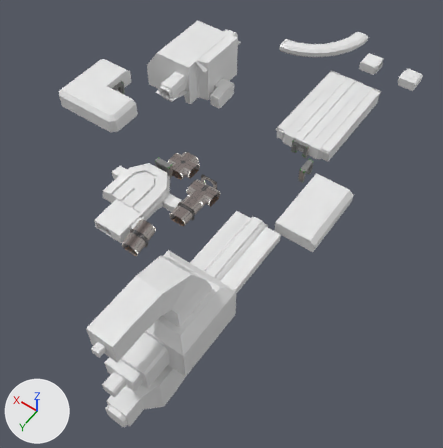
An edit to the Blender file rubens-psx-engine/Content/corridor_single.blend, drawn before and after from the same camera.
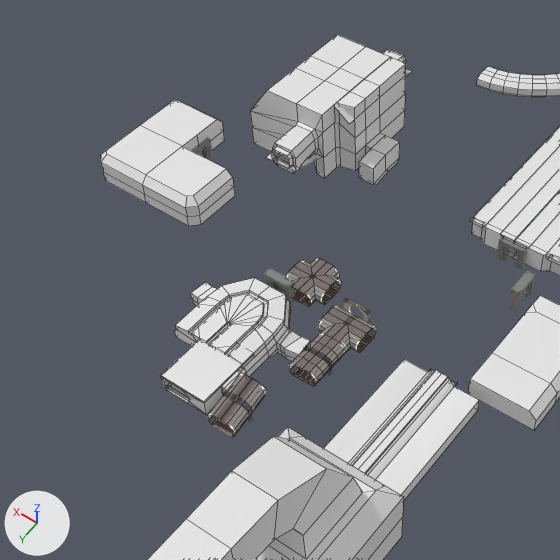
Each version is shown whole from a camera (50 mm lens) standing at (-84.9, 81.1, 131.8) and looking at (-19.9, -9.8, -11.1), then close up on the part from 0% to 74% of the width and 0% to 73% of the height. Lighting does not change. The marker at lower left points along +X, +Y and +Z. The close-ups show mesh edges as thin lines.

In view in the first close-up: 'Bathroom?', 'Botanical\\', 'BézierCurve.001', 'Creq_quarters', 'Plane.024', 'Plane.026', 'Plane.041', 'bridge', 'corridor_wall_slope', 'corridor_wall_t', 'corridor_wall_x', 'medical'.
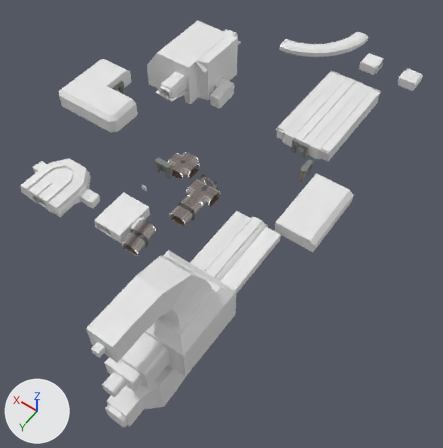
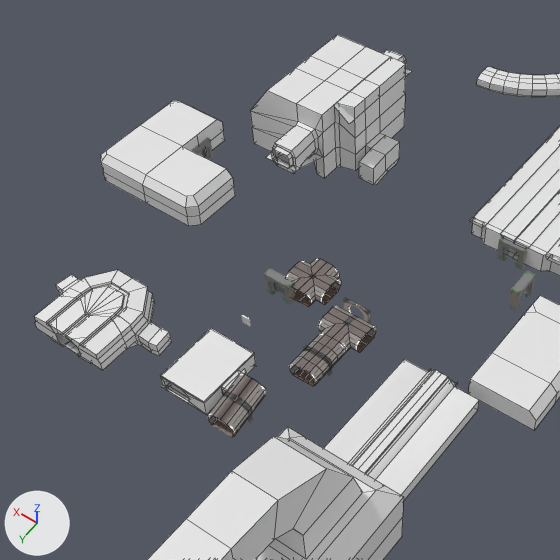
Boxes (x1, y1, x2, y2) around the edits, measured in the close-ups (560 x 560 px):
'bridge', moved: before (175, 278, 310, 376); after (34, 270, 171, 370)

What changed in the scene script:
```text
Change ob_bridge:
    ob_bridge.location: (0.0, 0.0, 0.0) -> (20.0, 12.0, 0.0)
```
